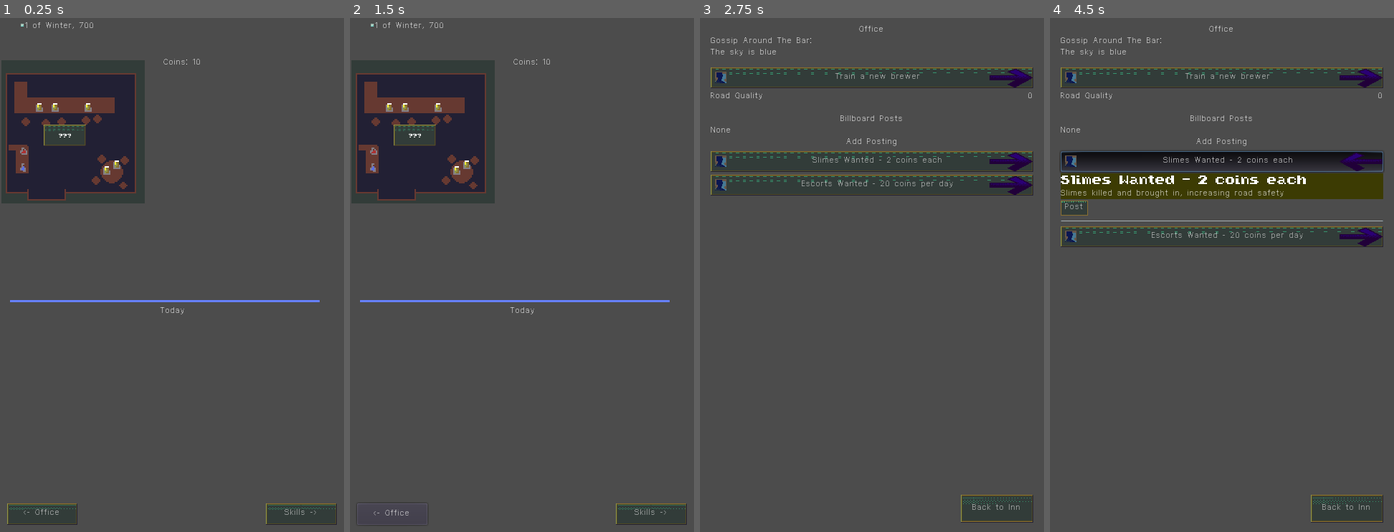
Above: before the commit, frames 1-4 (left to right).
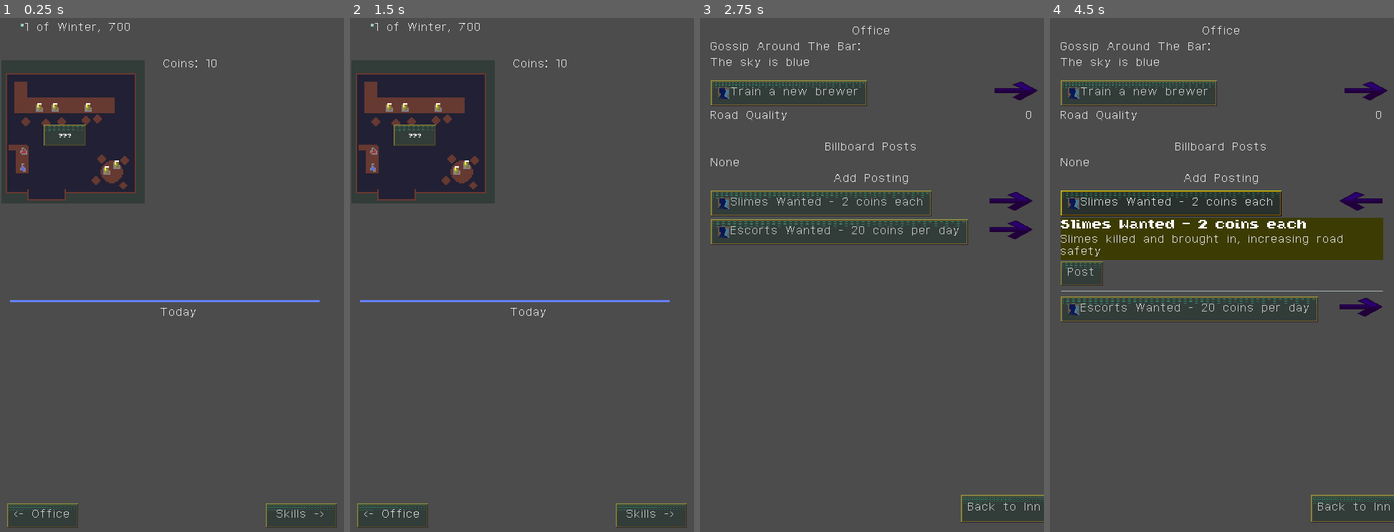
Above: after the commit, the same moments.

Repository: RoxT/InnKeeperUnlimited
Game: Godot game, scene res://Inn.tscn
The game is run twice, just before and just after one commit, with the same random seed, the same clock (stepped at 60 frames per second) and the same inputs.
Inputs:
- Up to frame 1 (0.25 s): no input
- Up to frame 2 (1.5 s): click "Skills ->" at 0.5 s; click "Back to Inn" at 1.25 s
- Up to frame 3 (2.75 s): click "<- Office" at 2 s
- Up to frame 4 (4.5 s): click "Train a new brewer" at 2.75 s; click "Train a new brewer" at 3.5 s; click "Slimes Wanted - 2 coins each" at 4.25 s

The runs differ from the first frame. In frame 1, 0.9% of the frame differs, in the area x 2-98%, y 0-100%; in frame 2, 0.8%; in frame 3, 20%; in frame 4, 29%, in the area x 2-100%, y 1-99%.

Commit message:
button states

Diff:
--- a/project/Control.tscn
+++ b/project/Control.tscn
@@ -45,7 +45,7 @@
 
 [node name="OfficeAction" type="Button" parent="VBoxContainer"]
 margin_right = 224.0
-margin_bottom = 29.0
+margin_bottom = 16.0
 toggle_mode = true
 text = "Train a new brewer"
 icon = ExtResource( 4 )
@@ -57,9 +57,9 @@
 texture = ExtResource( 3 )
 
 [node name="Dialog_VBox" type="VBoxContainer" parent="VBoxContainer"]
-margin_top = 33.0
+margin_top = 20.0
 margin_right = 224.0
-margin_bottom = 142.0
+margin_bottom = 116.0
 
 [node name="Title" type="Label" parent="VBoxContainer/Dialog_VBox"]
 margin_right = 224.0
@@ -89,27 +89,45 @@
 [node name="Options" type="HBoxContainer" parent="VBoxContainer/Dialog_VBox"]
 margin_top = 74.0
 margin_right = 224.0
-margin_bottom = 101.0
+margin_bottom = 88.0
 
 [node name="Ale100Btn" type="Button" parent="VBoxContainer/Dialog_VBox/Options"]
-margin_right = 59.0447
-margin_bottom = 27.0
+margin_right = 61.0
+margin_bottom = 14.0
 text = "100 ale"
 
 [node name="Or" type="Label" parent="VBoxContainer/Dialog_VBox/Options"]
-margin_left = 63.0
-margin_top = 6.0
-margin_right = 76.0
-margin_bottom = 20.0
+margin_left = 65.0
+margin_right = 83.0
+margin_bottom = 14.0
 text = "or"
 
 [node name="Coin100Btn" type="Button" parent="VBoxContainer/Dialog_VBox/Options"]
-margin_left = 80.0
-margin_right = 154.045
-margin_bottom = 27.0
+margin_left = 87.0
+margin_right = 168.0
+margin_bottom = 14.0
 text = "100 coins"
 
 [node name="HSeparator" type="HSeparator" parent="VBoxContainer/Dialog_VBox"]
-margin_top = 105.0
+margin_top = 92.0
 margin_right = 224.0
-margin_bottom = 109.0
+margin_bottom = 96.0
+
+[node name="Label" type="Label" parent="."]
+margin_left = 14.0
+margin_top = 347.0
+margin_right = 190.0
+margin_bottom = 446.0
+text = " !\"#$%&'()*+,-./
+0123456789:;<=>?
+@ABCDEFGHIJKLMNO
+PQRSTUVWXYZ[\\]^_
+`abcdefghijklmno
+pqrstuvwxyz{|}~∎"
+
+[node name="Button5" type="Button" parent="."]
+margin_left = 99.0
+margin_top = 507.0
+margin_right = 168.0
+margin_bottom = 521.0
+text = "New Button"
--- a/project/DialogScene.tscn
+++ b/project/DialogScene.tscn
@@ -24,7 +24,7 @@
 
 [node name="RichTextLabelTiny" type="RichTextLabel" parent="MarginContainer/VBoxContainer"]
 margin_right = 450.0
-margin_bottom = 659.0
+margin_bottom = 656.0
 size_flags_vertical = 3
 custom_fonts/italics_font = ExtResource( 1 )
 custom_fonts/bold_font = ExtResource( 3 )
@@ -34,13 +34,14 @@
 [b]Hello I'm TinierBold[/b]
 [i]Hello I'm Tinier[/i]"
 text = "HEllo I'm tiny
-Hello I'm TinierBold
-Hello I'm Tinier"
+[b]Hello I'm TinierBold[/b]
+[i]Hello I'm Tinier[/i]"
 
 [node name="Next" type="Button" parent="MarginContainer/VBoxContainer"]
-margin_top = 663.0
+margin_top = 660.0
 margin_right = 450.0
 margin_bottom = 690.0
+rect_min_size = Vector2( 0, 30 )
 text = "Next"
 
 [connection signal="pressed" from="MarginContainer/VBoxContainer/Next" to="." method="_on_Next_pressed"]
--- a/project/Inn.tscn
+++ b/project/Inn.tscn
@@ -83,11 +83,11 @@
 icon = ExtResource( 8 )
 
 [node name="Coin" type="Sprite" parent="Inn/buttons/ale"]
-position = Vector2( 108, 10 )
+position = Vector2( 126, 15 )
 texture = ExtResource( 6 )
 
 [node name="Coin2" type="Sprite" parent="Inn/buttons/ale"]
-position = Vector2( 128, 10 )
+position = Vector2( 146, 15 )
 texture = ExtResource( 6 )
 
 [node name="potion" type="Button" parent="Inn/buttons"]
@@ -99,15 +99,15 @@
 icon = ExtResource( 4 )
 
 [node name="Coin3" type="Sprite" parent="Inn/buttons/potion"]
-position = Vector2( 129, 12 )
+position = Vector2( 163, 16 )
 texture = ExtResource( 6 )
 
 [node name="Coin4" type="Sprite" parent="Inn/buttons/potion"]
-position = Vector2( 150, 12 )
+position = Vector2( 184, 16 )
 texture = ExtResource( 6 )
 
 [node name="Slime" type="Sprite" parent="Inn/buttons/potion"]
-position = Vector2( 191, 11 )
+position = Vector2( 225, 15 )
 texture = ExtResource( 5 )
 
 [node name="rest" type="Button" parent="Inn/buttons"]
--- a/project/Office.tscn
+++ b/project/Office.tscn
@@ -37,83 +37,83 @@
 
 [node name="Title" type="Label" parent="MarginContainer/HBox"]
 margin_right = 450.0
-margin_bottom = 8.0
+margin_bottom = 14.0
 text = "Office"
 align = 1
 
 [node name="GossipLabel" type="Label" parent="MarginContainer/HBox"]
-margin_top = 16.0
+margin_top = 22.0
 margin_right = 450.0
-margin_bottom = 24.0
+margin_bottom = 36.0
 text = "Gossip Around The Bar:"
 
 [node name="BarGossip" type="VBoxContainer" parent="MarginContainer/HBox"]
-margin_top = 32.0
+margin_top = 44.0
 margin_right = 450.0
-margin_bottom = 32.0
+margin_bottom = 44.0
 
 [node name="BuffsList" type="VBoxContainer" parent="MarginContainer/HBox"]
-margin_top = 40.0
+margin_top = 52.0
 margin_right = 450.0
-margin_bottom = 48.0
+margin_bottom = 66.0
 
 [node name="NoAleLabel" type="Label" parent="MarginContainer/HBox/BuffsList"]
 margin_right = 450.0
-margin_bottom = 8.0
+margin_bottom = 14.0
 text = "No ale (fewer patrons)"
 
 [node name="BrewerAction" parent="MarginContainer/HBox" instance=ExtResource( 2 )]
-margin_top = 56.0
+margin_top = 74.0
 margin_right = 450.0
-margin_bottom = 171.0
+margin_bottom = 221.0
 
 [node name="HBox" type="HBoxContainer" parent="MarginContainer/HBox"]
-margin_top = 179.0
+margin_top = 229.0
 margin_right = 450.0
-margin_bottom = 187.0
+margin_bottom = 243.0
 
 [node name="RoadLabel" type="Label" parent="MarginContainer/HBox/HBox"]
-margin_right = 80.0
-margin_bottom = 8.0
+margin_right = 119.0
+margin_bottom = 14.0
 text = "Road Quality "
 
 [node name="RoadScore" type="Label" parent="MarginContainer/HBox/HBox"]
-margin_left = 84.0
+margin_left = 123.0
 margin_right = 450.0
-margin_bottom = 8.0
+margin_bottom = 14.0
 size_flags_horizontal = 3
 text = "0/50"
 align = 2
 
 [node name="BuffsLabel" type="Label" parent="MarginContainer/HBox"]
-margin_top = 195.0
+margin_top = 251.0
 margin_right = 450.0
-margin_bottom = 203.0
+margin_bottom = 265.0
 
 [node name="TitleB" type="Label" parent="MarginContainer/HBox"]
-margin_top = 211.0
+margin_top = 273.0
 margin_right = 450.0
-margin_bottom = 219.0
+margin_bottom = 287.0
 text = "Billboard Posts"
 align = 1
 
 [node name="Posted" type="VBoxContainer" parent="MarginContainer/HBox"]
-margin_top = 227.0
+margin_top = 295.0
 margin_right = 450.0
-margin_bottom = 227.0
+margin_bottom = 295.0
 script = ExtResource( 4 )
 
 [node name="TitleP" type="Label" parent="MarginContainer/HBox"]
-margin_top = 235.0
+margin_top = 303.0
 margin_right = 450.0
-margin_bottom = 243.0
+margin_bottom = 317.0
 text = "Add Posting"
 align = 1
 
 [node name="Unposted" type="VBoxContainer" parent="MarginContainer/HBox"]
-margin_top = 251.0
+margin_top = 325.0
 margin_right = 450.0
-margin_bottom = 251.0
+margin_bottom = 325.0
 script = ExtResource( 4 )
 
 [node name="BackToInn" type="Button" parent="."]
--- a/project/office/slimes_wanted.tscn
+++ b/project/office/slimes_wanted.tscn
@@ -12,8 +12,9 @@
 script = ExtResource( 4 )
 
 [node name="OfficeAction" type="Button" parent="."]
-margin_right = 344.0
-margin_bottom = 29.0
+margin_right = 308.0
+margin_bottom = 36.0
+size_flags_horizontal = 0
 toggle_mode = true
 text = "Slimes wanted - 2 coins each"
 icon = ExtResource( 2 )
@@ -25,9 +26,9 @@
 texture = ExtResource( 1 )
 
 [node name="Dialog_VBox" type="VBoxContainer" parent="."]
-margin_top = 33.0
+margin_top = 40.0
 margin_right = 344.0
-margin_bottom = 113.0
+margin_bottom = 144.0
 
 [node name="Title" type="Label" parent="Dialog_VBox"]
 margin_right = 344.0
@@ -39,30 +40,31 @@
 [node name="Desc" type="Label" parent="Dialog_VBox"]
 margin_top = 22.0
 margin_right = 344.0
-margin_bottom = 38.0
+margin_bottom = 55.0
 theme = ExtResource( 6 )
 text = "Slimes brought in, increasing road safety"
+autowrap = true
 
 [node name="Options" type="HBoxContainer" parent="Dialog_VBox"]
-margin_top = 42.0
+margin_top = 59.0
 margin_right = 344.0
-margin_bottom = 69.0
+margin_bottom = 93.0
 
 [node name="TakeDown" type="Button" parent="Dialog_VBox/Options"]
-margin_right = 81.0447
-margin_bottom = 27.0
+margin_right = 118.0
+margin_bottom = 34.0
 text = "Take Down"
 
 [node name="Post" type="Button" parent="Dialog_VBox/Options"]
-margin_left = 85.0
-margin_right = 125.045
-margin_bottom = 27.0
+margin_left = 122.0
+margin_right = 181.0
+margin_bottom = 34.0
 text = "Post"
 
 [node name="HSeparator" type="HSeparator" parent="Dialog_VBox"]
-margin_top = 73.0
+margin_top = 97.0
 margin_right = 344.0
-margin_bottom = 80.0
+margin_bottom = 104.0
 custom_constants/separation = 7
 
 [connection signal="toggled" from="OfficeAction" to="." method="_on_OfficeAction_toggled"]
--- a/project/office/trainee_action.tscn
+++ b/project/office/trainee_action.tscn
@@ -21,31 +21,32 @@
 active_posts = [  ]
 
 [node name="VBoxContainer" type="VBoxContainer"]
-margin_right = 40.0
-margin_bottom = 40.0
+margin_right = 415.0
+margin_bottom = 147.0
 script = ExtResource( 4 )
 save_game_override = SubResource( 1 )
 
 [node name="OfficeAction" type="Button" parent="."]
-margin_right = 224.0
-margin_bottom = 29.0
+margin_right = 218.0
+margin_bottom = 36.0
+size_flags_horizontal = 0
 toggle_mode = true
 text = "Train a new brewer"
 icon = ExtResource( 2 )
 
 [node name="Arrow" type="Sprite" parent="OfficeAction"]
 modulate = Color( 0.666667, 0, 1, 1 )
-position = Vector2( 419, 15 )
+position = Vector2( 426, 15 )
 scale = Vector2( 0.6, 0.269123 )
 texture = ExtResource( 1 )
 
 [node name="Dialog_VBox" type="VBoxContainer" parent="."]
-margin_top = 33.0
-margin_right = 224.0
-margin_bottom = 115.0
+margin_top = 40.0
+margin_right = 415.0
+margin_bottom = 147.0
 
 [node name="Title" type="Label" parent="Dialog_VBox"]
-margin_right = 224.0
+margin_right = 415.0
 margin_bottom = 18.0
 theme = ExtResource( 6 )
 custom_fonts/font = ExtResource( 3 )
@@ -53,45 +54,45 @@
 
 [node name="Larger" type="Label" parent="Dialog_VBox"]
 margin_top = 22.0
-margin_right = 224.0
-margin_bottom = 32.0
+margin_right = 415.0
+margin_bottom = 38.0
 theme = ExtResource( 6 )
 text = "Additional batch per day"
 
 [node name="Cost" type="Label" parent="Dialog_VBox"]
-margin_top = 36.0
-margin_right = 224.0
-margin_bottom = 46.0
+margin_top = 42.0
+margin_right = 415.0
+margin_bottom = 58.0
 theme = ExtResource( 6 )
 text = "Cost:"
 
 [node name="Options" type="HBoxContainer" parent="Dialog_VBox"]
-margin_top = 50.0
-margin_right = 224.0
-margin_bottom = 71.0
+margin_top = 62.0
+margin_right = 415.0
+margin_bottom = 96.0
 
 [node name="Ale100Btn" type="Button" parent="Dialog_VBox/Options"]
-margin_right = 54.0447
-margin_bottom = 21.0
+margin_right = 81.0
+margin_bottom = 34.0
 text = "100 ale"
 
 [node name="Or" type="Label" parent="Dialog_VBox/Options"]
-margin_left = 58.0
-margin_top = 6.0
-margin_right = 70.0
-margin_bottom = 14.0
+margin_left = 85.0
+margin_top = 10.0
+margin_right = 103.0
+margin_bottom = 24.0
 text = "or"
 
 [node name="Coin100Btn" type="Button" parent="Dialog_VBox/Options"]
-margin_left = 74.0
-margin_right = 142.045
-margin_bottom = 21.0
+margin_left = 107.0
+margin_right = 208.0
+margin_bottom = 34.0
 text = "100 coins"
 
 [node name="HSeparator" type="HSeparator" parent="Dialog_VBox"]
-margin_top = 75.0
-margin_right = 224.0
-margin_bottom = 82.0
+margin_top = 100.0
+margin_right = 415.0
+margin_bottom = 107.0
 custom_constants/separation = 7
 
 [connection signal="toggled" from="OfficeAction" to="." method="_on_OfficeAction_toggled"]
--- a/project/project.godot
+++ b/project/project.godot
@@ -34,7 +34,7 @@
 
 config/name="InnKeeperUnlimited"
 run/main_scene="res://Inn.tscn"
-config/icon="res://textures/ale.png"
+config/icon="res://textures/ale_icon.png"
 
 [autoload]
 
@@ -54,6 +54,30 @@
 theme/custom="res://resources/new_theme.tres"
 theme/custom_font="res://resources/roxato.tres"
 
+[importer_defaults]
+
+texture={
+"compress/bptc_ldr": 0,
+"compress/hdr_mode": 0,
+"compress/lossy_quality": 0.7,
+"compress/mode": 0,
+"compress/normal_map": 0,
+"detect_3d": false,
+"flags/anisotropic": false,
+"flags/filter": false,
+"flags/mipmaps": false,
+"flags/repeat": 0,
+"flags/srgb": 2,
+"process/HDR_as_SRGB": false,
+"process/fix_alpha_border": true,
+"process/invert_color": false,
+"process/normal_map_invert_y": false,
+"process/premult_alpha": false,
+"size_limit": 0,
+"stream": false,
+"svg/scale": 1.0
+}
+
 [locale]
 
 translations=PoolStringArray( "res://resources/rest_translations.en.translation", "res://resources/ale_translations.en.translation", "res://resources/potion_translations.en.translation", "res://resources/office_translations.en.translation" )
--- a/project/resources/new_theme.tres
+++ b/project/resources/new_theme.tres
@@ -1,22 +1,62 @@
-[gd_resource type="Theme" load_steps=4 format=2]
+[gd_resource type="Theme" load_steps=12 format=2]
 
-[ext_resource path="res://textures/button.png" type="Texture" id=1]
+[ext_resource path="res://textures/btn-disabled.png" type="Texture" id=1]
+[ext_resource path="res://textures/btn-hover.png" type="Texture" id=2]
+[ext_resource path="res://textures/btn-focus.png" type="Texture" id=3]
+[ext_resource path="res://textures/btn-normal.png" type="Texture" id=4]
+[ext_resource path="res://textures/btn-pressed.png" type="Texture" id=5]
 
-[sub_resource type="StyleBoxTexture" id=1]
+[sub_resource type="StyleBoxTexture" id=3]
 texture = ExtResource( 1 )
-region_rect = Rect2( 0, 0.712349, 200, 99.2877 )
-margin_left = 6.0
-margin_right = 6.04467
-margin_top = 6.0
-margin_bottom = 7.0
-axis_stretch_horizontal = 1
-axis_stretch_vertical = 1
+region_rect = Rect2( 0, 0, 200, 100 )
+margin_left = 10.0
+margin_right = 10.0
+margin_top = 10.0
+margin_bottom = 10.0
+
+[sub_resource type="StyleBoxTexture" id=4]
+texture = ExtResource( 3 )
+region_rect = Rect2( 0, 0, 200, 100 )
+margin_left = 10.0
+margin_right = 10.0
+margin_top = 10.0
+margin_bottom = 10.0
+
+[sub_resource type="StyleBoxTexture" id=5]
+texture = ExtResource( 2 )
+region_rect = Rect2( 0, 0, 200, 100 )
+margin_left = 10.0
+margin_right = 10.0
+margin_top = 10.0
+margin_bottom = 10.0
+
+[sub_resource type="StyleBoxTexture" id=6]
+texture = ExtResource( 4 )
+region_rect = Rect2( 0, 0, 200, 100 )
+margin_left = 10.0
+margin_right = 10.0
+margin_top = 10.0
+margin_bottom = 10.0
+
+[sub_resource type="StyleBoxTexture" id=7]
+texture = ExtResource( 5 )
+region_rect = Rect2( 0, 0, 200, 100 )
+margin_left = 10.0
+margin_right = 10.0
+margin_top = 10.0
+margin_bottom = 10.0
 
 [sub_resource type="StyleBoxFlat" id=2]
 bg_color = Color( 0.0235294, 0.27451, 0.180392, 1 )
 
 [resource]
-Button/styles/normal = SubResource( 1 )
+Button/colors/font_color_disabled = Color( 0.901961, 0.901961, 0.901961, 0.454902 )
+Button/fonts/font = null
+Button/styles/disabled = SubResource( 3 )
+Button/styles/focus = SubResource( 4 )
+Button/styles/hover = SubResource( 5 )
+Button/styles/normal = SubResource( 6 )
+Button/styles/pressed = SubResource( 7 )
 MarginContainer/constants/margin_bottom = 15
 MarginContainer/constants/margin_left = 15
 MarginContainer/constants/margin_right = 15
--- a/project/resources/roxato.tres
+++ b/project/resources/roxato.tres
@@ -3,5 +3,5 @@
 [ext_resource path="res://resources/Roxato.ttf" type="DynamicFontData" id=1]
 
 [resource]
-size = 8
+size = 13
 font_data = ExtResource( 1 )
--- a/project/scripts/SaveGameR.gd
+++ b/project/scripts/SaveGameR.gd
@@ -40,7 +40,7 @@
 	var season:int
 	var day:int
 	var year:int
-	const DAYS_PER_SEASON := 10
+	const DAYS_PER_SEASON := 30
 	func _init(turn:int):
 		var date = turn % 40 + 1
 		if date <= 10:
--- a/project/scripts/scenes/Office.gd
+++ b/project/scripts/scenes/Office.gd
@@ -54,6 +54,7 @@
 	if gossips.empty():
 		var l := Label.new()
 		l.text = tr( "RANDOM" + str(randi()%4) )
+		l.autowrap = true
 		gossip_label.add_child(l)
 	else:
 		for g in gossips.keys():
Binary file added: project/aseprites/buttons.png
Not shown, added: project/aseprites/buttons.png.import
Binary file added: project/aseprites/buttons_long.png
Not shown, added: project/aseprites/buttons_long.png.import
Binary file added: project/textures/ale_icon.png
Not shown, added: project/textures/ale_icon.png.import
Binary file added: project/textures/btn-disabled.png
Not shown, added: project/textures/btn-disabled.png.import
Binary file added: project/textures/btn-focus.png
Not shown, added: project/textures/btn-focus.png.import
Binary file added: project/textures/btn-hover.png
Not shown, added: project/textures/btn-hover.png.import
(and 4 more such lines)
